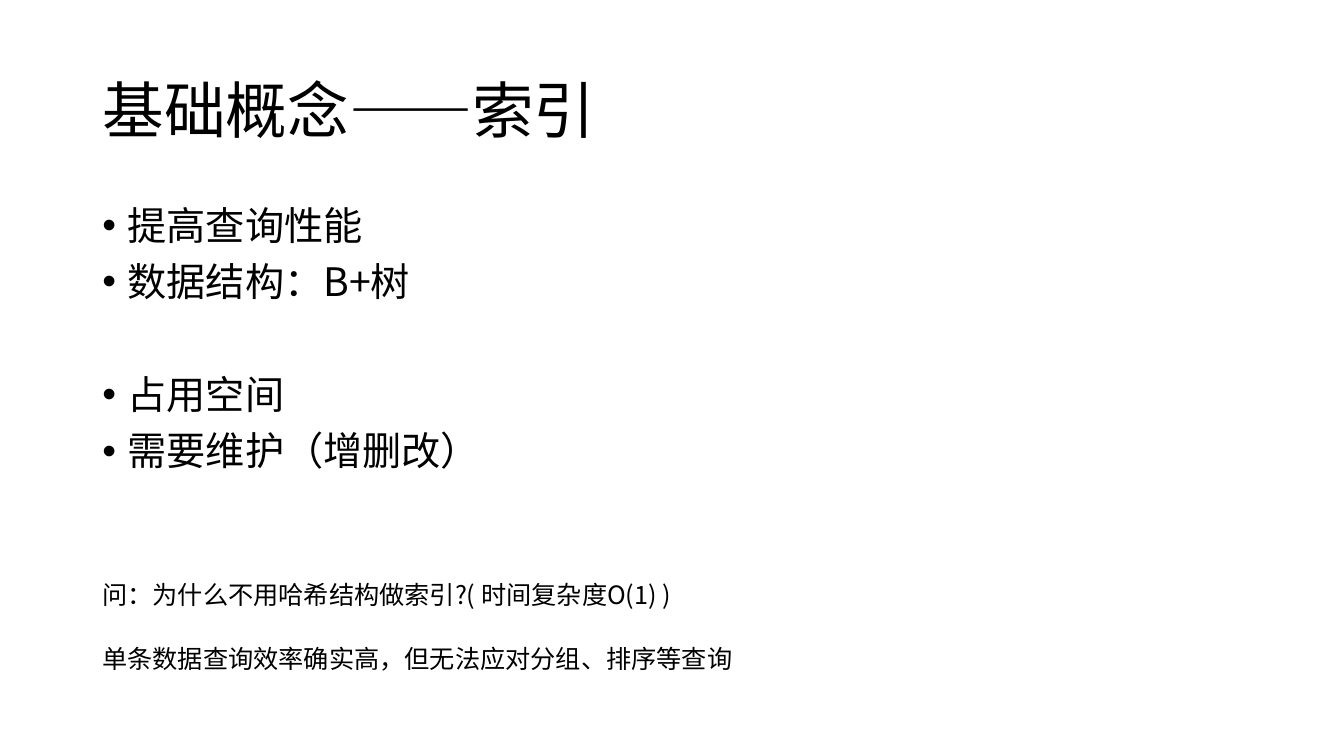
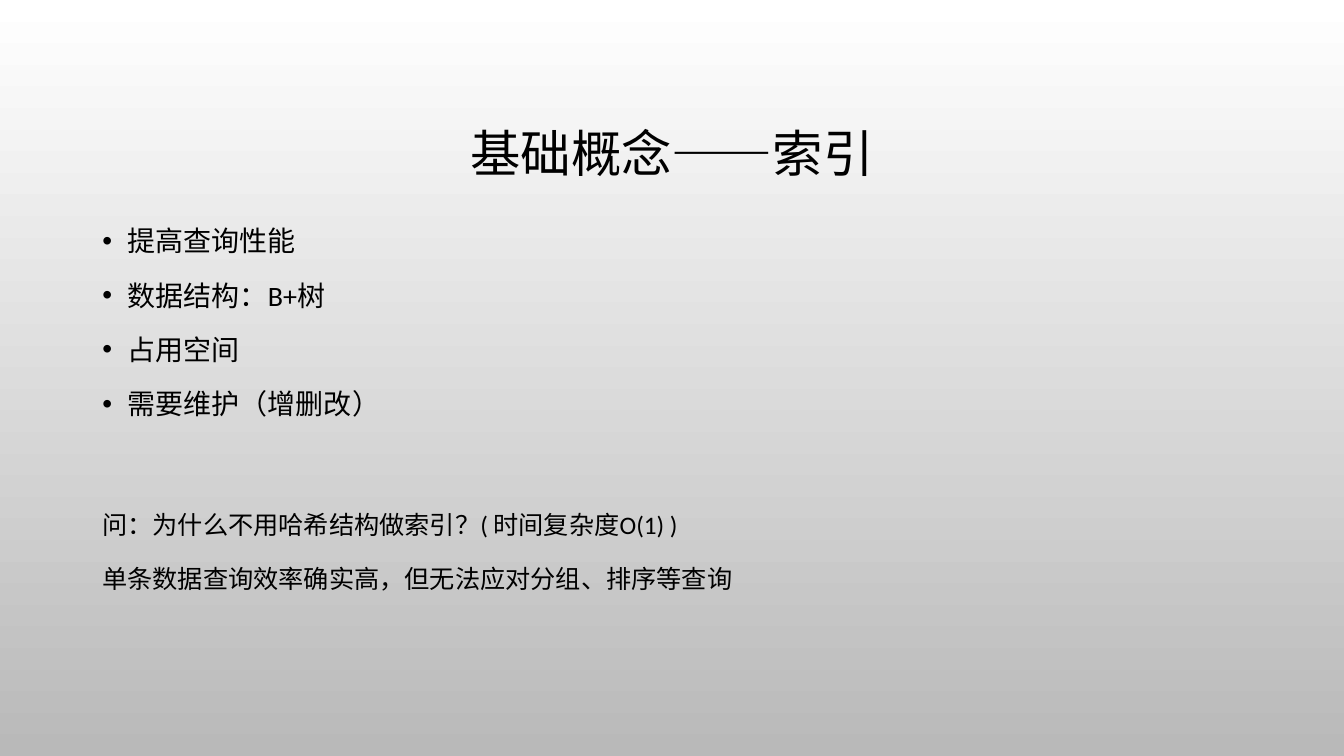
Before and after one commit to jaspone/notes, a slide deck: slide 7 of mysql分享.pptx (slide 6 before the commit). Drawn at 1344x756 pixels with LibreOffice and Linux fonts; fonts in the diff are those of the drawing; background and template pictures are left out. Boxes give left, top, right and bottom in pixels: in the first picture for what was removed or moved away, otherwise in the second. Text is boxed around its words. In the diff, an @@ line names an element or a change of style, - is before the commit and + after.

```diff
--- a/mysql分享.pptx
+++ b/mysql分享.pptx
@@ background #FFFFFF to picture (left out) @@
@@ title "基础概念——索引": place and size @@
-title "基础概念——索引" at bbox=[102, 80, 595, 138]
+title "基础概念——索引" at bbox=[470, 129, 873, 176]
@@ title "基础概念——索引" at bbox=[470, 129, 873, 176]: size 44 to 36 pt, font Noto Sans CJK SC to Calibri; alignment left to centre @@
@@ text "提高查询性能": place and size @@
-text "提高查询性能" at bbox=[128, 207, 480, 469]
+text "提高查询性能" at bbox=[128, 227, 380, 417]
@@ text "提高查询性能" at bbox=[128, 227, 380, 417]: size 28 to 20 pt, font Noto Sans CJK SC to Calibri; line spacing 0.9 to 1.2 @@
@@ text at bbox=[102, 513, 665, 538]: text changed; font Noto Sans CJK SC to Calibri @@
-问：为什么不用哈希结构做索引?( 时间复杂度O(1) )
+问：为什么不用哈希结构做索引？( 时间复杂度O(1) )
@@ text "单条数据查询效率确实高，但无法应对分组、排序等查询": place and size @@
-text "单条数据查询效率确实高，但无法应对分组、排序等查询" at bbox=[102, 646, 732, 671]
+text "单条数据查询效率确实高，但无法应对分组、排序等查询" at bbox=[102, 566, 732, 591]
@@ text "单条数据查询效率确实高，但无法应对分组、排序等查询" at bbox=[102, 566, 732, 591]: font Noto Sans CJK SC to Calibri @@
```
Also in this commit, not shown: 39 other slides changed, 1 slide added.
